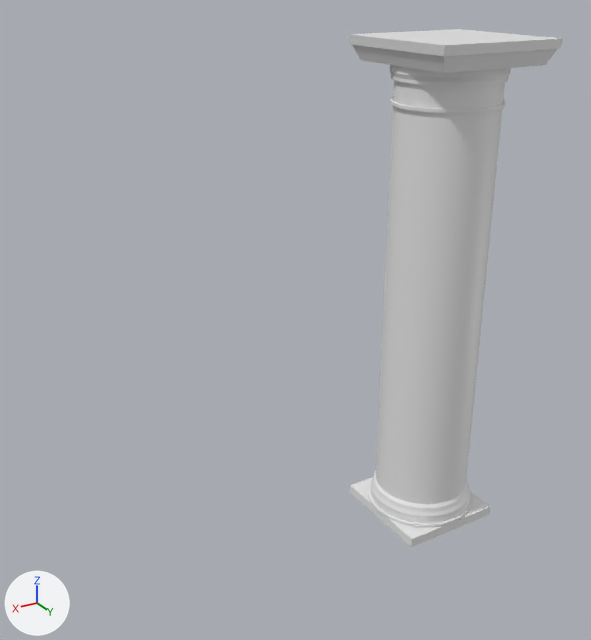
The Blender file csf models/arc+semi+column.blend: old version first, new version second.
The view is the same before and after, from a 50 mm camera at (3.41, 6.87, 5.55) aimed at (-0.52, 0.31, 2.27). The lights are fixed; the arrows at lower left show +X, +Y and +Z.
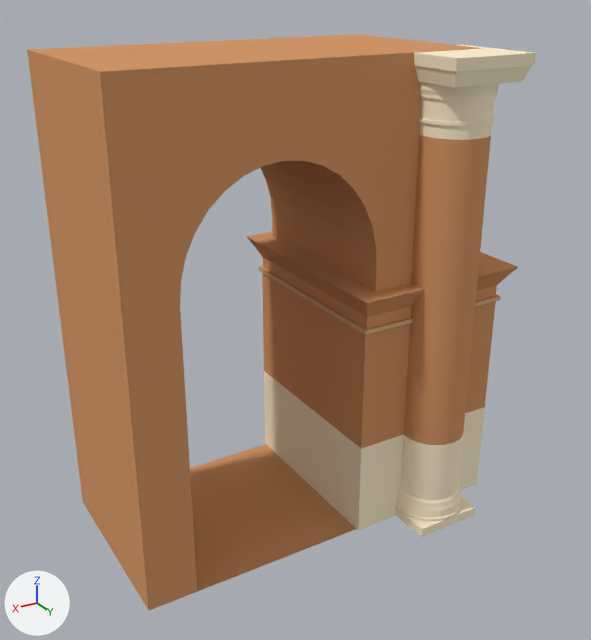
Boxes (x1, y1, x2, y2) around the edits, measured in the pictures (591 x 640 px):
'Arc', shown: after (27, 34, 518, 611)
'Cylinder', reshaped, moved, rescaled: before (348, 29, 564, 547); after (395, 45, 537, 537)
part 1 of me_cylinder, built on: before (348, 29, 564, 447); after (404, 45, 537, 445)
part 2 of me_cylinder, recoloured: before (350, 45, 557, 547); after (395, 66, 532, 537)

The change, as a list of edits to the scene's bpy script:
```text
Add mat_material_002:
    mat_material_002 = diffuse_material('Material.002')
    mat_material_002.base_color = (1.0, 0.871, 0.638)  # beige #fff0d1
Change me_cylinder:
    used by ob_cylinder; location = (-1.73, 1.0, 2.56); scale = (0.495, 0.493, 2.2)
    remove me_cylinder.from_pydata(...)  # 924 vertices, 746 faces; spans x -1.35..1.34, y -1.36..1.37, z -1.16..1.1
    add me_cylinder.from_pydata(...)  # 984 vertices, 806 faces; spans x -1.35..1.34, y -1.36..1.37, z -1.16..1.12
    me_cylinder part 1
    60 faces are deleted
    4 vertices in x -1.35..1.34, y -1.36..1.37, z 1.1 move by (0.0, 0.0, 0.02)
    60 new vertices lie (0.0, 0.0, -0.22) away from vertices in x -1.0..1.0, y -1.0..1.0, z 1.0
    60 new faces join them, mat_material_002 (beige #fff0d1)
    60 new faces join them, mat_material_001 (orange #d49869)
    me_cylinder part 2: 684 faces spanning x -1.35..1.34, y -1.36..1.37, z -1.16..1.12 switch from no material to mat_material_002 (beige #fff0d1)
    add me_cylinder.materials.append(mat_material_001)  # orange #d49869
Change ob_cylinder:
    ob_cylinder.location: (-1.73, 1.0, 2.56) -> (-1.76, 1.07, 2.49)
    ob_cylinder.scale: (0.495, 0.493, 2.2) -> (0.337, 0.358, 2.14)
Change ob_arc:
    remove ob_arc.hide_viewport = True
```
